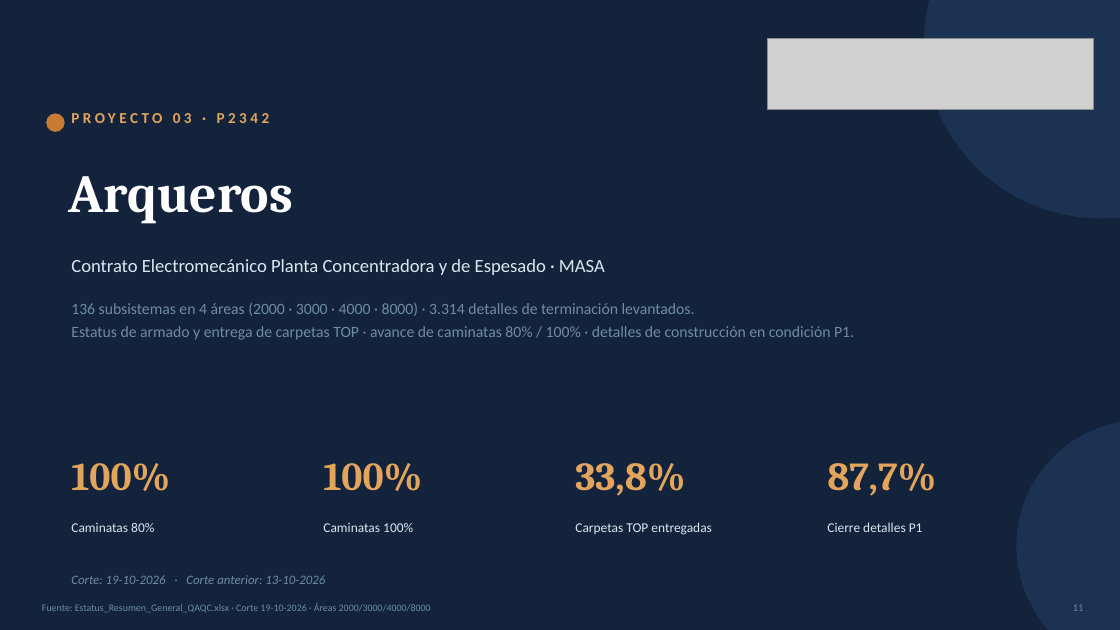
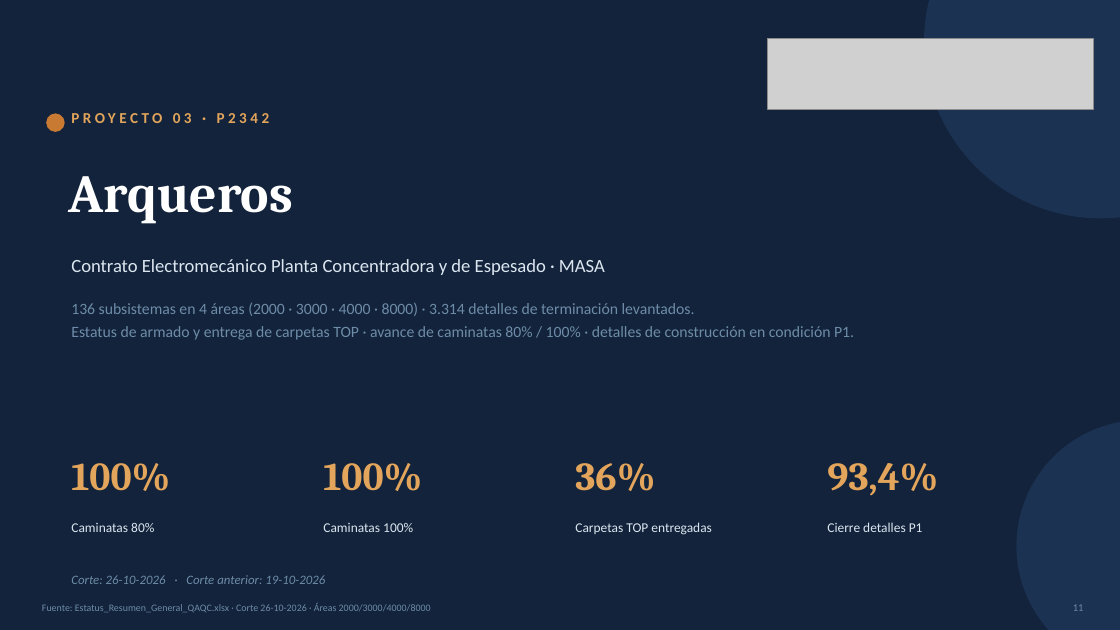
Before and after one commit to tdkvalex/Dashboard-HSEQ, a slide deck: slide 11 of panel_control_TOP_P1/Panel_Control_TOP_P1.pptx. Drawn at 1120x630 pixels with LibreOffice and Linux fonts; fonts in the diff are those of the drawing; grey boxes stand for pictures. Boxes give left, top, right and bottom in pixels: in the first picture for what was removed or moved away, otherwise in the second. Text is boxed around its words. In the diff, an @@ line names an element or a change of style, - is before the commit and + after.

```diff
--- a/panel_control_TOP_P1/Panel_Control_TOP_P1.pptx
+++ b/panel_control_TOP_P1/Panel_Control_TOP_P1.pptx
@@ text at bbox=[575, 463, 655, 491]: text changed @@
-33,8%
+36%
@@ text at bbox=[827, 463, 938, 496]: text changed @@
-87,7%
+93,4%
@@ text at bbox=[71, 575, 325, 584]: text changed @@
-Corte: 19-10-2026 · Corte anterior: 13-10-2026
+Corte: 26-10-2026 · Corte anterior: 19-10-2026
```
Also in this commit, not shown: 11 other slides changed, 5 other files.
